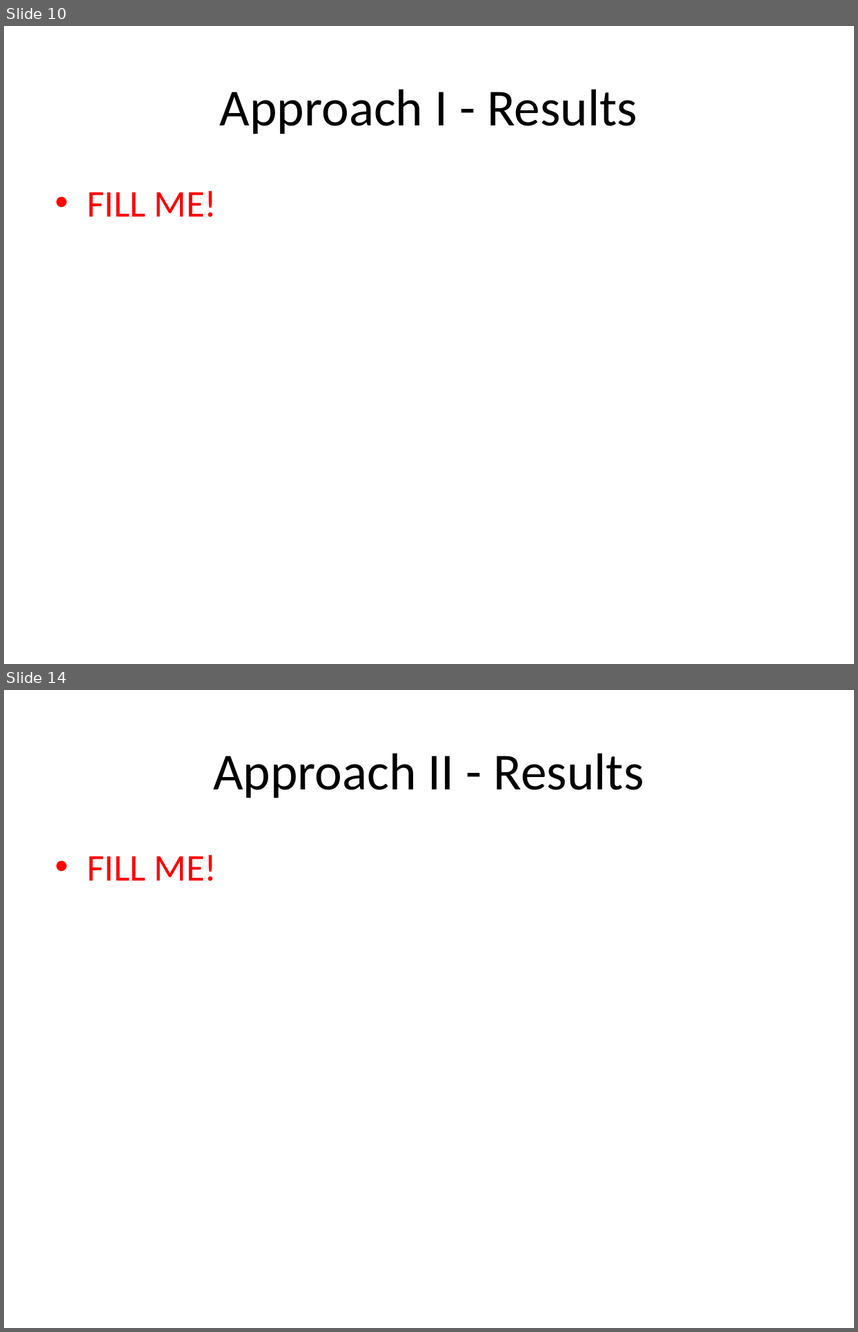
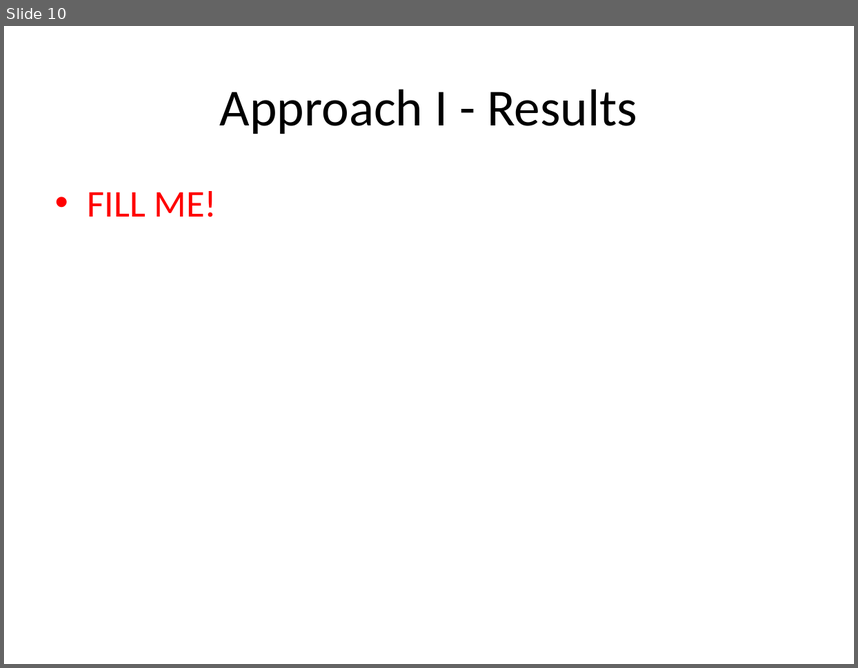
Before and after one commit to sdiemert/SENG_474_Project, a slide deck: presentation/presentation.pptx. Shown one above the other, each under a label of ours: slides 10 and 14 before the commit, slide 10 after it; the slides between them are not shown. The pictures are 858x1332 and 858x668 pixels, drawn with LibreOffice and Linux fonts; fonts in the diff are those of the drawing. Boxes give left, top, right and bottom in pixels: in the first picture for what was removed or moved away, otherwise in the second. Text is boxed around its words. In the diff, an @@ line names an element or a change of style, - is before the commit and + after.

```diff
--- a/presentation/presentation.pptx
+++ b/presentation/presentation.pptx
@@ slide 14 removed at [4,690,854,1328], background #FFFFFF @@
@@ title removed at [213,753,644,798] @@
-Approach II - Results
@@ text removed at [87,855,217,881] @@
-• FILL ME!
```
Also in this commit, not shown: 4 slides changed.
